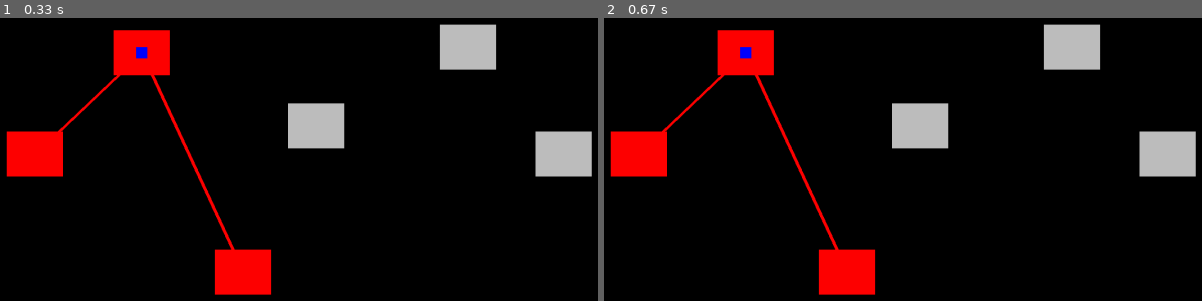
Above: before the commit, frames 1-2 (left to right).
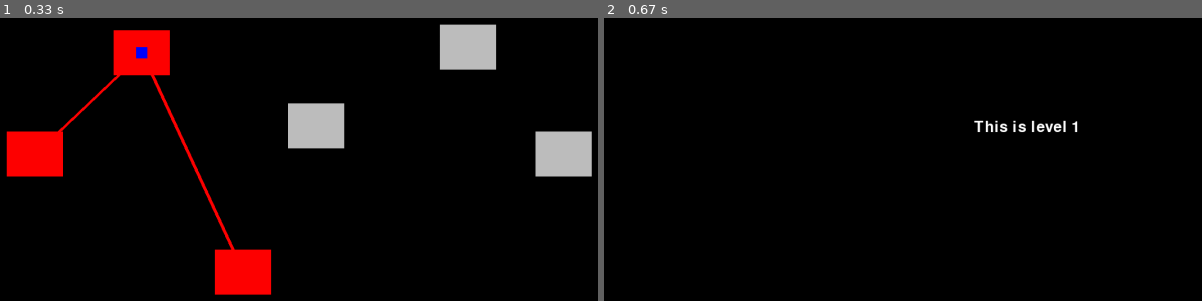
Above: after the commit, the same moments.

Repository: harryodubhghaill/pygame-platformer
Game: pygame game, started from main.py
Two runs of this game, one before a commit and one after it. Both use one fixed random seed, a clock stepped at 60 frames per second and the inputs below.
Inputs:
- Up to frame 1 (0.33 s): no input
- Up to frame 2 (0.67 s): tap Space at 0.33 s

Frame 1 is identical in both runs. In frame 2, 10% of the frame differs, in the area x 1-99%, y 2-98%.

Commit message:
add level selection and swap between level / overworld states

Diff:
--- a/level.py
+++ b/level.py
@@ -1,17 +1,28 @@
 import pygame
 from tiles import Tile, StaticTile, Crate, Coin, Palm
-from settings import tile_size, screen_limit_right, screen_limit_left, screen_height
+from settings import tile_size, screen_limit_right, screen_limit_left, screen_height, screen_width
 from player import Player
 from enemy import Enemy
 from particles import ParticleEffect
 from support import import_csv_layout, import_cut_graphics
 from decoration import Sky, Water, Clouds
+from game_data import levels
 
 class Level:
-    def __init__(self, level_data, surface):
+    def __init__(self, current_level, surface):
 
         # level setup
         self.display_surface = surface
+        self.current_level = current_level
+        level_data = levels[current_level]
+        level_content = level_data['content']
+        self.new_max_level = level_data['unlock']
+
+        # level display
+        self.font = pygame.font.Font(None, 40)
+        self.text_surf = self.font.render(level_content, True, 'White')
+        self.text_rect = self.text_surf.get_rect(center = (screen_width / 2, screen_height / 2))
+
         self.setup_level(level_data)
         self.world_shift = 0
         self.current_x = None
@@ -224,55 +235,4 @@
             player.on_ceiling = False
 
     def run(self):
-
-        # sky
-        self.sky.draw(self.display_surface)
-        self.clouds.draw(self.display_surface, self.world_shift)
-
-        # background palms
-        self.bg_palm_sprites.update(self.world_shift)
-        self.bg_palm_sprites.draw(self.display_surface)
-
-        # level tiles
-        self.terrain_sprites.update(self.world_shift)
-        self.terrain_sprites.draw(self.display_surface)
-
-        # enemies
-        self.enemy_sprites.update(self.world_shift)
-        self.constraint_sprites.update(self.world_shift)
-        self.enemy_collision_reverse()
-        self.enemy_sprites.draw(self.display_surface)
-
-        # crate
-        self.crate_sprites.update(self.world_shift)
-        self.crate_sprites.draw(self.display_surface)
-
-        # grass
-        self.grass_sprites.update(self.world_shift)
-        self.grass_sprites.draw(self.display_surface)
-
-        # foreground palms
-        self.fg_palm_sprites.update(self.world_shift)
-        self.fg_palm_sprites.draw(self.display_surface)
-
-        # coins
-        self.coin_sprites.update(self.world_shift)
-        self.coin_sprites.draw(self.display_surface)
-
-        # dust particles
-        self.dust_sprite.update(self.world_shift)
-        self.dust_sprite.draw(self.display_surface)
-
-        # player sprites
-        self.player.update()
-        self.horizontal_movement_collision()
-        self.get_player_on_ground()
-        self.vertical_movement_collision()
-        self.create_landing_dust()
-        self.scroll_x()
-        self.player.draw(self.display_surface)
-        self.goal.update(self.world_shift)
-        self.goal.draw(self.display_surface)
-
-        # water
-        self.water.draw(self.display_surface, self.world_shift)
+        self.display_surface.blit(self.text_surf, self.text_rect)
--- a/main.py
+++ b/main.py
@@ -8,16 +8,23 @@
 class Game:
     def __init__(self):
         self.max_level = 2
-        self.overworld = Overworld(1, self.max_level, screen)
+        self.overworld = Overworld(1, self.max_level, screen, self.create_level)
+        self.status = 'overworld'
+
+    def create_level(self, current_level):
+        self.level = Level(current_level, screen)
+        self.status = 'level'
 
     def run(self):
-        self.overworld.run()
+        if self.status == 'overworld':
+            self.overworld.run()
+        else:
+            self.level.run()
 
 # pygame setup
 pygame.init()
 screen = pygame.display.set_mode((screen_width, screen_height))
 clock = pygame.time.Clock()
-# level = Level(level_0, screen)
 game = Game()
 
 while True:
--- a/overworld.py
+++ b/overworld.py
@@ -24,12 +24,13 @@
     def update(self):
         self.rect.center = self.pos
 class Overworld:
-    def __init__(self, start_level, max_level, surface):
+    def __init__(self, start_level, max_level, surface, create_level):
 
         # setup
         self.display_surface = surface
         self.max_level = max_level
         self.current_level = start_level
+        self.create_level = create_level
 
         # movement logic
         self.move_direction = pygame.math.Vector2(0, 0)
@@ -72,6 +73,8 @@
                 self.move_direction = self.get_movement_data('previous')
                 self.current_level -= 1
                 self.moving = True
+            elif keys[pygame.K_SPACE]:
+                self.create_level(self.current_level)
 
     def get_movement_data(self, target):
         start = pygame.math.Vector2(self.nodes.sprites()[self.current_level].rect.center)
Not shown, changed: .gitignore
